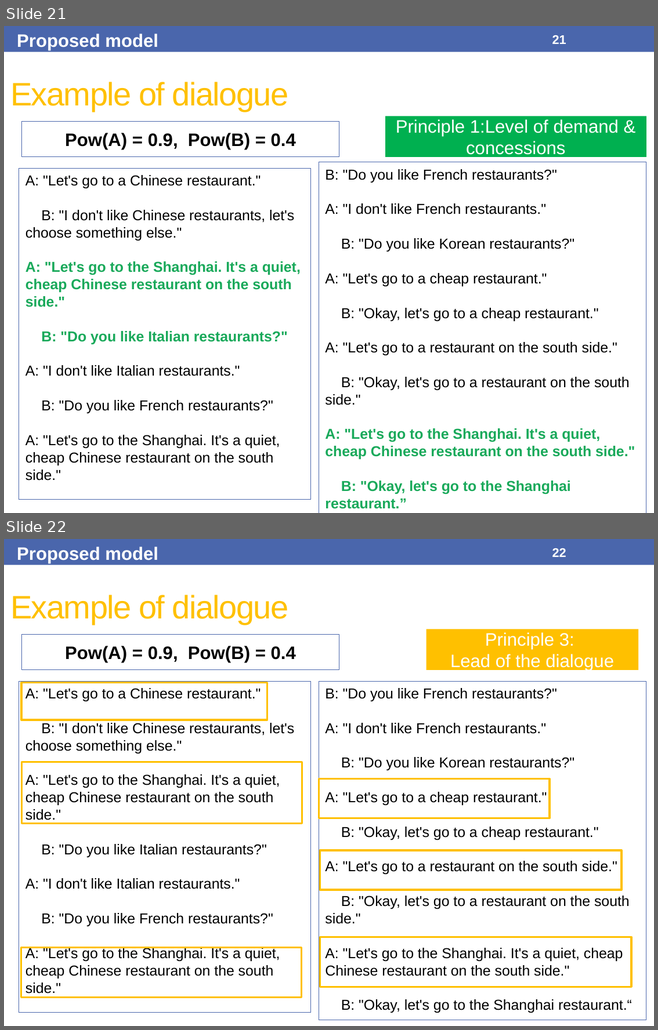
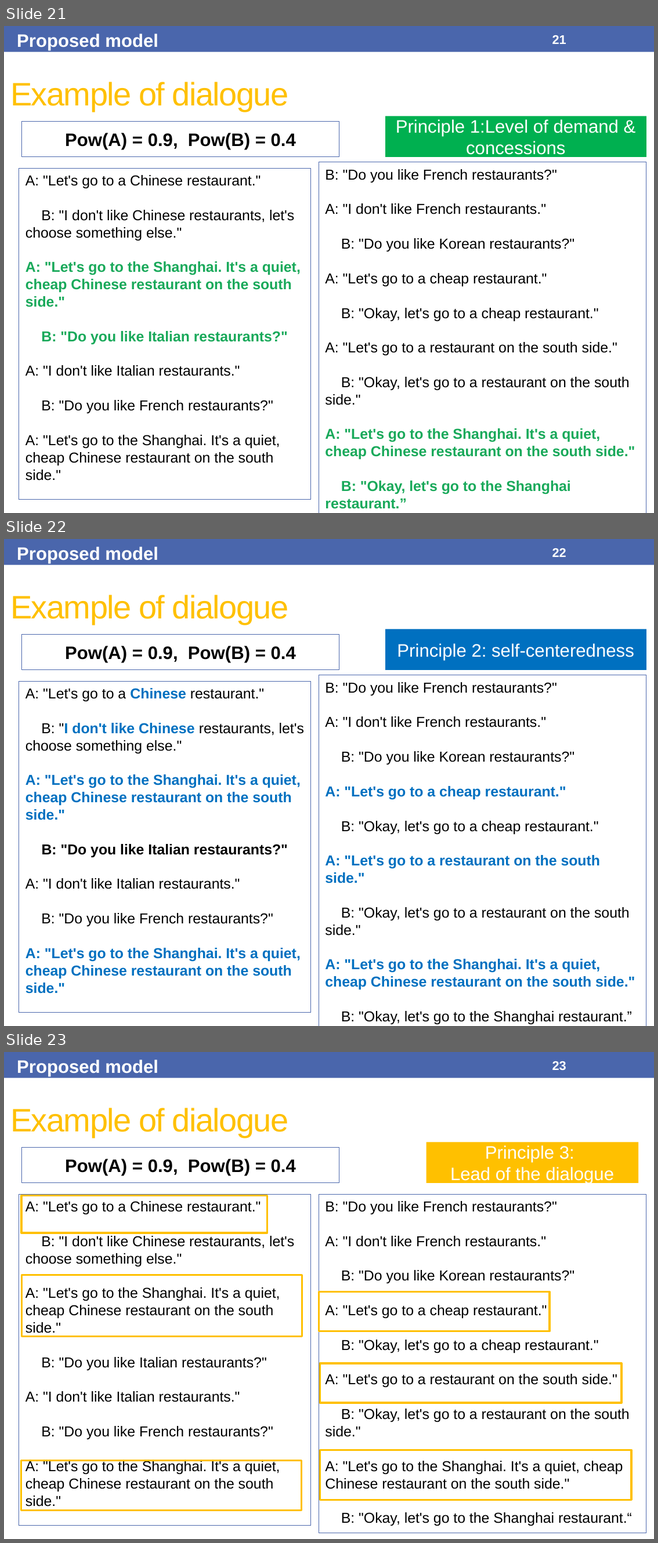
Before and after one commit to Olydia/Discolog, a slide deck: papers/Presentations/IVA17/IVA17.pptx. Shown one above the other, each under a label of ours: slides 21 and 22 before the commit, slides 21, 22 and 23 after it. The pictures are 658x1030 and 658x1543 pixels, drawn with LibreOffice and Linux fonts; fonts in the diff are those of the drawing. Boxes give left, top, right and bottom in pixels: in the first picture for what was removed or moved away, otherwise in the second. Text is boxed around its words. In the diff, an @@ line names an element or a change of style, - is before the commit and + after.

```diff
--- a/papers/Presentations/IVA17/IVA17.pptx
+++ b/papers/Presentations/IVA17/IVA17.pptx
@@ slide 22 added at (4, 539, 654, 1026), background #FFFFFF; not listed: 1 template element that a slide beside it also shows @@
@@ text added at (17, 547, 158, 563), 20 pt, text #FFFFFF, bold @@
+Proposed model
@@ page number added at (552, 548, 566, 557), 14 pt, text #FFFFFF, bold @@
+22
@@ title added at (10, 595, 289, 624), 36 pt, text #FFC000 @@
+Example of dialogue
@@ rectangle added at (22, 635, 339, 670), outline #4A66AC 0.75 pt, 20 pt, text #000000, bold @@
+Pow(A) = 0.9, Pow(B) = 0.4
@@ rectangle added at (385, 629, 647, 670), fill #0070C0, 20 pt, text #FFFFFF @@
+Principle 2: self-centeredness
@@ rectangle added at (318, 675, 646, 1026), outline #4A66AC 0.75 pt, 16 pt, text #000000 @@
+B: "Do you like French restaurants?"
+A: "I don't like French restaurants."
+B: "Do you like Korean restaurants?"
+A: "Let's go to a cheap restaurant."
+B: "Okay, let's go to a cheap restaurant."
+A: "Let's go to a restaurant on the south side."
+B: "Okay, let's go to a restaurant on the south side."
+A: "Let's go to the Shanghai. It's a quiet, cheap Chinese restaurant on the south side."
+B: "Okay, let's go to the Shanghai restaurant.”
@@ text added at (19, 681, 311, 1013), outline #4A66AC 0.75 pt, 16 pt, text #0070C0, bold @@
+A: "Let's go to a Chinese restaurant."
+B: "I don't like Chinese restaurants, let's choose something else."
+A: "Let's go to the Shanghai. It's a quiet, cheap Chinese restaurant on the south side."
+B: "Do you like Italian restaurants?"
+A: "I don't like Italian restaurants."
+B: "Do you like French restaurants?"
+A: "Let's go to the Shanghai. It's a quiet, cheap Chinese restaurant on the south side."
@@ what was slide 22 is now slide 23 @@
@@ page number at (552, 1061, 566, 1071): text changed @@
-22
+23
```
Also in this commit, not shown: 5 slides changed.
